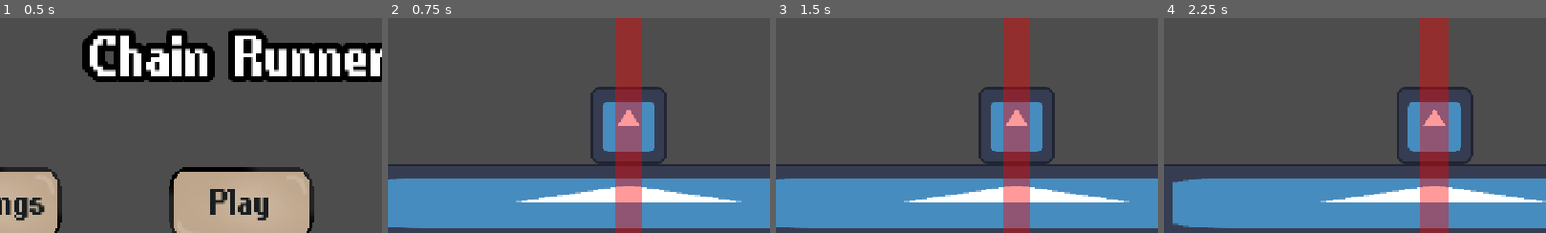
Above: before the commit, frames 1-4 (left to right).
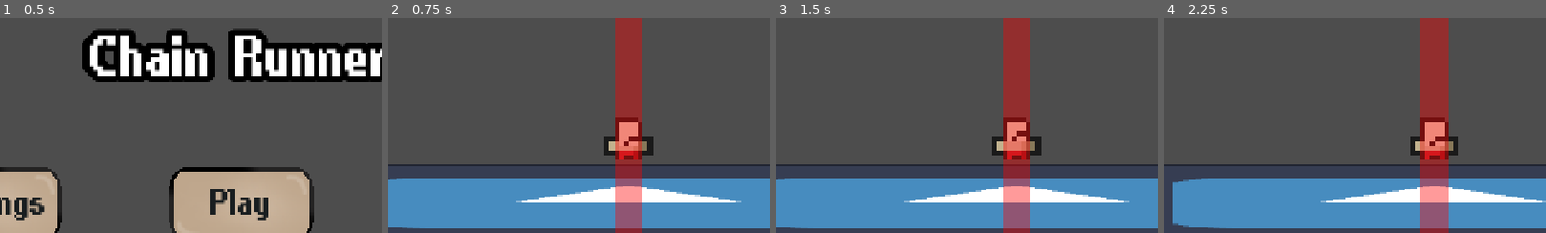
Above: after the commit, the same moments.

Repository: lucassillitoe/Steel_Jam_4_repo
Game: Godot game, scene res://Scenes/ui.tscn
Same seed, same stepped clock (60 frames per second), same inputs: the game is played once before the commit and once after it. The engine's default icon, where the game draws it, is replaced by a stand-in: a white triangle on a blue panel in a dark square.
Inputs (mouse positions are % of the whole screen's width and height, from its top left):
- Up to frame 1 (0.5 s): no input
- Up to frame 2 (0.75 s): click "Play" at 0.5 s
- Up to frame 3 (1.5 s): tap Enter (Enter playback) at 1.25 s; move the mouse to (72, 45) at 1.27 s; hold D (Right) from 1.28 s (still down); tap Space (Jump) at 1.35 s; click (72, 45) at 1.42 s
- Up to frame 4 (2.25 s): keep holding D (Right); tap Space (Jump) at 1.52, 1.82 s; move the mouse to (30, 55) at 2.02 s; tap Mouse wheel down (MoveCameraLeft) at 2.1 s
The pictures show only the part of the screen within x 18-68%, y 17-67%; the shares and areas given below are measured in that part.

Frame 1 is identical in both runs. In frame 2, 4.4% of the frame differs, in the area x 53-73%, y 32-68%; in frame 3, 4.4%; in frame 4, 4.5%, in the area x 61-81%, y 32-68%.

Commit message:
player animated

Diff:
--- a/steel-jam-4/Scenes/Player.tscn
+++ b/steel-jam-4/Scenes/Player.tscn
@@ -1,24 +1,119 @@
 [gd_scene format=3 uid="uid://8n0qk2i80rta"]
 
 [ext_resource type="Script" path="res://Scripts/PlayerMovement.gd" id="1_kpjcp"]
-[ext_resource type="Texture2D" uid="uid://bstjl6eg77tw5" path="res://Assets/Icons/icon.svg" id="2_kne1u"]
+[ext_resource type="Texture2D" uid="uid://dlhl8lkskauh3" path="res://Assets/otto_run.png" id="2_5ixxa"]
+[ext_resource type="Texture2D" uid="uid://gjo1e5bwewej" path="res://Assets/otto_idle.png" id="2_bhhdu"]
+[ext_resource type="Texture2D" uid="uid://cxhq5l5pro6ks" path="res://Assets/otto_neutral.png" id="3_megsn"]
 [ext_resource type="Script" uid="uid://d0dc3jpk27em8" path="res://Scripts/ArrayInputGathering.gd" id="4_5ixxa"]
 [ext_resource type="AudioStream" uid="uid://bgg0wcvonbpxb" path="res://Assets/Walk.wav" id="4_nn08x"]
+[ext_resource type="Texture2D" uid="uid://djx3b3gvvv7ks" path="res://Assets/otto_jump.png" id="4_yoq75"]
 [ext_resource type="AudioStream" uid="uid://0rdpr7q55lye" path="res://Assets/Jump.wav" id="5_52ee3"]
+
+[sub_resource type="AtlasTexture" id="AtlasTexture_glx4g"]
+atlas = ExtResource("2_bhhdu")
+region = Rect2(0, 0, 16, 16)
+
+[sub_resource type="AtlasTexture" id="AtlasTexture_miouo"]
+atlas = ExtResource("2_bhhdu")
+region = Rect2(16, 0, 16, 16)
+
+[sub_resource type="AtlasTexture" id="AtlasTexture_o3h8g"]
+atlas = ExtResource("2_bhhdu")
+region = Rect2(32, 0, 16, 16)
+
+[sub_resource type="AtlasTexture" id="AtlasTexture_1e7my"]
+atlas = ExtResource("2_bhhdu")
+region = Rect2(48, 0, 16, 16)
+
+[sub_resource type="AtlasTexture" id="AtlasTexture_arntx"]
+atlas = ExtResource("3_megsn")
+region = Rect2(0, 0, 16, 16)
+
+[sub_resource type="AtlasTexture" id="AtlasTexture_lslt6"]
+atlas = ExtResource("4_yoq75")
+region = Rect2(0, 0, 16, 16)
+
+[sub_resource type="AtlasTexture" id="AtlasTexture_nn08x"]
+atlas = ExtResource("2_5ixxa")
+region = Rect2(0, 0, 16, 16)
+
+[sub_resource type="AtlasTexture" id="AtlasTexture_52ee3"]
+atlas = ExtResource("2_5ixxa")
+region = Rect2(16, 0, 16, 16)
+
+[sub_resource type="AtlasTexture" id="AtlasTexture_bhhdu"]
+atlas = ExtResource("2_5ixxa")
+region = Rect2(32, 0, 16, 16)
+
+[sub_resource type="AtlasTexture" id="AtlasTexture_megsn"]
+atlas = ExtResource("2_5ixxa")
+region = Rect2(48, 0, 16, 16)
+
+[sub_resource type="AtlasTexture" id="AtlasTexture_yoq75"]
+atlas = ExtResource("2_5ixxa")
+region = Rect2(64, 0, 16, 16)
+
+[sub_resource type="AtlasTexture" id="AtlasTexture_ksbbd"]
+atlas = ExtResource("2_5ixxa")
+region = Rect2(80, 0, 16, 16)
 
 [sub_resource type="SpriteFrames" id="SpriteFrames_e80uo"]
 animations = [{
 "frames": [{
 "duration": 1.0,
-"texture": ExtResource("2_kne1u")
+"texture": SubResource("AtlasTexture_glx4g")
+}, {
+"duration": 1.0,
+"texture": SubResource("AtlasTexture_miouo")
+}, {
+"duration": 1.0,
+"texture": SubResource("AtlasTexture_o3h8g")
+}, {
+"duration": 1.0,
+"texture": SubResource("AtlasTexture_1e7my")
 }],
 "loop": 1,
-"name": &"default",
-"speed": 5.0
+"name": &"Idle",
+"speed": 8.0
+}, {
+"frames": [{
+"duration": 1.0,
+"texture": SubResource("AtlasTexture_arntx")
+}, {
+"duration": 1.0,
+"texture": SubResource("AtlasTexture_lslt6")
+}],
+"loop": 1,
+"name": &"Jump",
+"speed": 2.0
+}, {
+"frames": [{
+"duration": 1.0,
+"texture": SubResource("AtlasTexture_nn08x")
+}, {
+"duration": 1.0,
+"texture": SubResource("AtlasTexture_52ee3")
+}, {
+"duration": 1.0,
+"texture": SubResource("AtlasTexture_bhhdu")
+}, {
+"duration": 1.0,
+"texture": SubResource("AtlasTexture_megsn")
+}, {
+"duration": 1.0,
+"texture": SubResource("AtlasTexture_yoq75")
+}, {
+"duration": 1.0,
+"texture": SubResource("AtlasTexture_ksbbd")
+}],
+"loop": 1,
+"name": &"Walk",
+"speed": 13.0
 }]
 
-[sub_resource type="RectangleShape2D" id="RectangleShape2D_cxr5p"]
-size = Vector2(131, 128)
+[sub_resource type="CapsuleShape2D" id="CapsuleShape2D_glx4g"]
+radius = 31.0
+height = 78.0
 
 [node name="Player" type="CharacterBody2D" unique_id=1786778758]
 collision_mask = 3
@@ -27,11 +122,14 @@
 
 [node name="AnimatedSprite2D" type="AnimatedSprite2D" parent="." unique_id=499872268]
 position = Vector2(0, -64)
+scale = Vector2(8, 8)
 sprite_frames = SubResource("SpriteFrames_e80uo")
+animation = &"Walk"
+frame_progress = 0.52492094
 
 [node name="CollisionShape2D" type="CollisionShape2D" parent="." unique_id=1669063506]
-position = Vector2(-0.5, -64)
-shape = SubResource("RectangleShape2D_cxr5p")
+position = Vector2(2, -33)
+shape = SubResource("CapsuleShape2D_glx4g")
 
 [node name="Player input" type="Node" parent="." unique_id=965260646 node_paths=PackedStringArray("player")]
 script = ExtResource("4_5ixxa")
--- a/steel-jam-4/Scripts/PlayerMovement.gd
+++ b/steel-jam-4/Scripts/PlayerMovement.gd
@@ -18,7 +18,7 @@
 
 	if inputAxis:
 		var targetSpeed := inputAxis * SPEED
-
+		$AnimatedSprite2D.play("Walk")
 		velocity.x = move_toward(velocity.x, targetSpeed, ACCLERATION * delta)
 	elif is_on_floor():
 		velocity.x = move_toward(velocity.x, 0, GROUND_DECLERATION * delta)
@@ -32,6 +32,7 @@
 	##Updates velocity for horizontal movement
 	if is_on_floor():
 		$JumpSound.play()
+		$AnimatedSprite2D.play("Jump")
 		velocity.y = -JUMP_VELOCITY
 		playerVelocity = velocity
 
@@ -52,6 +53,8 @@
 	if not is_on_floor():
 		velocity += get_gravity() * delta
 
+	if velocity.x <= 0.5 and velocity.y <= 0.5 and velocity.y >= -0.5:
+		$AnimatedSprite2D.play("Idle")
 
 	#Adds a reference for velocity for other scripts
 	playerVelocity = velocity
Binary file added: steel-jam-4/Assets/flying_fist.png
Not shown, added: steel-jam-4/Assets/flying_fist.png.import
Binary file added: steel-jam-4/Assets/otto_crouch.png
Not shown, added: steel-jam-4/Assets/otto_crouch.png.import
Binary file added: steel-jam-4/Assets/otto_dash.png
Not shown, added: steel-jam-4/Assets/otto_dash.png.import
Binary file added: steel-jam-4/Assets/otto_death.png
Not shown, added: steel-jam-4/Assets/otto_death.png.import
Binary file added: steel-jam-4/Assets/otto_idle.png
Not shown, added: steel-jam-4/Assets/otto_idle.png.import
Binary file added: steel-jam-4/Assets/otto_jump.png
Not shown, added: steel-jam-4/Assets/otto_jump.png.import
(and 12 more such lines)
